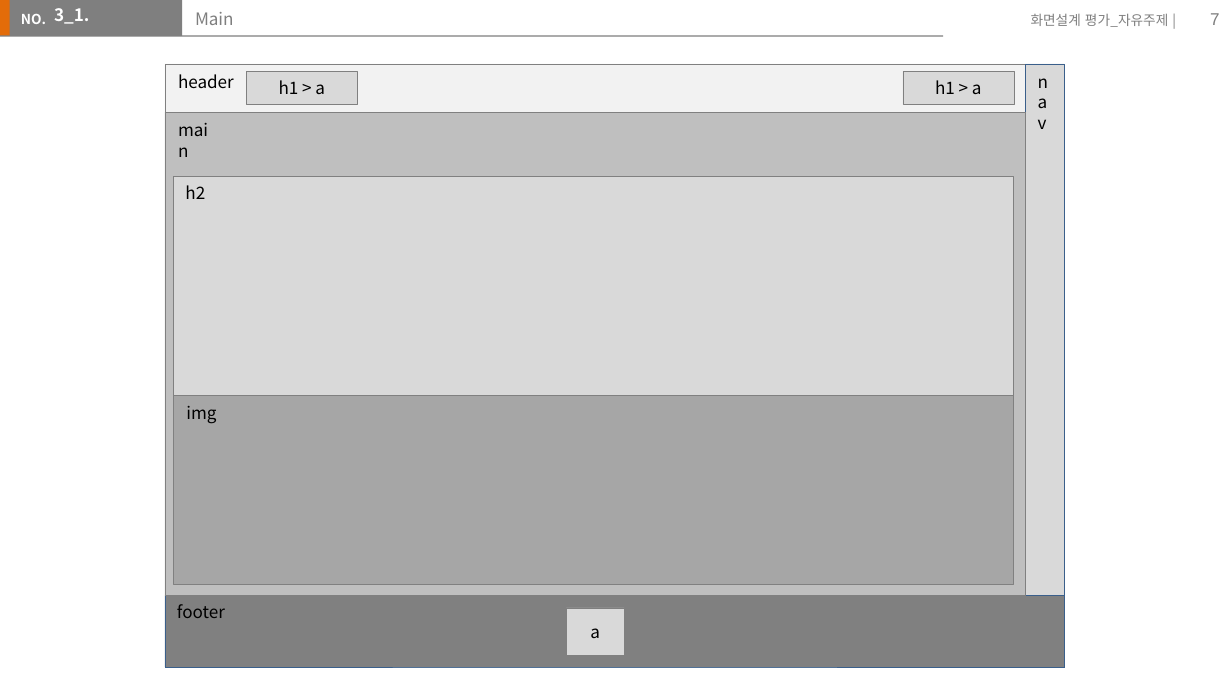
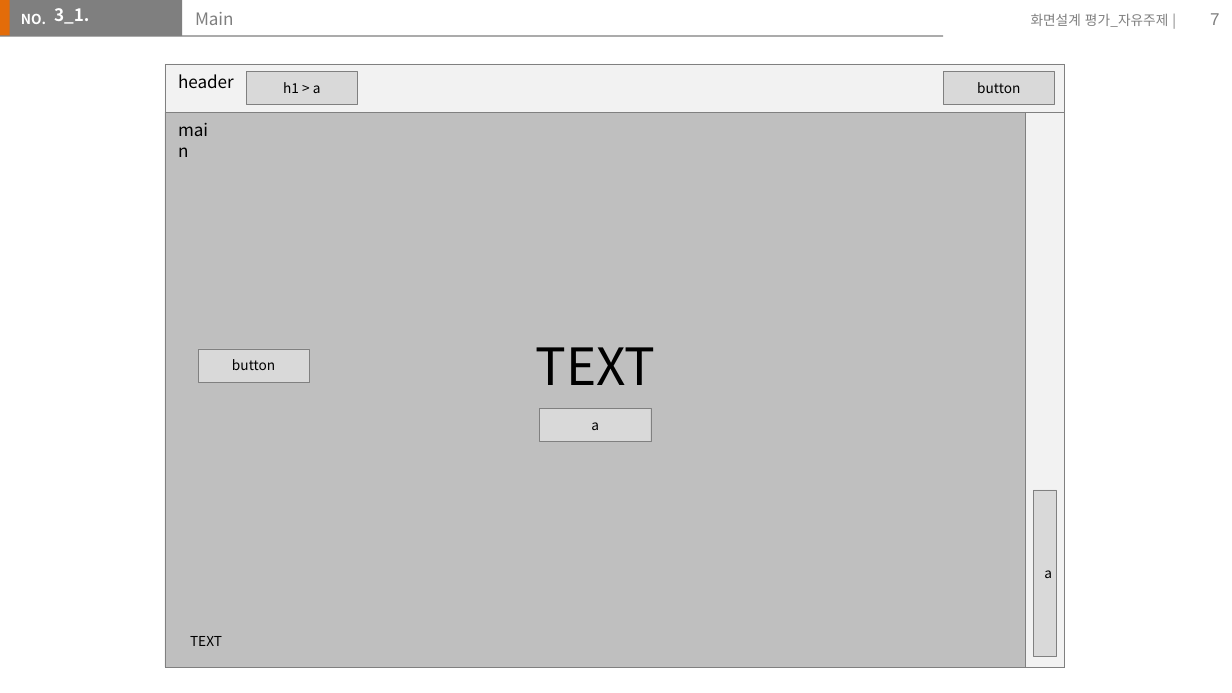
Before and after one commit to Jangyusu/project_portfolio, a slide deck: slide 7 of storyBorad/스토리보드(장유수).pptx. Drawn at 1232x693 pixels with LibreOffice and Linux fonts; fonts in the diff are those of the drawing. Boxes give left, top, right and bottom in pixels: in the first picture for what was removed or moved away, otherwise in the second. Text is boxed around its words. In the diff, an @@ line names an element or a change of style, - is before the commit and + after.

```diff
--- a/storyBorad/스토리보드(장유수).pptx
+++ b/storyBorad/스토리보드(장유수).pptx
@@ rectangle: place and size @@
-rectangle at box(165, 64, 1026, 112)
+rectangle at box(165, 64, 1064, 112)
@@ rectangle "h1 > a": place and size @@
-rectangle "h1 > a" at box(279, 80, 325, 94)
+rectangle "h1 > a" at box(246, 71, 357, 105)
@@ rectangle "h1 > a" at box(246, 71, 357, 105): size 10 to 8 pt; vertical alignment top to middle; fill none to #D9D9D9; outline none to #808080 0.25 pt @@
@@ rectangle removed at box(246, 71, 357, 105) @@
@@ text removed at box(935, 80, 982, 94) @@
-h1 > a
@@ rectangle "button": place and size @@
-rectangle "button" at box(903, 71, 1014, 105)
+rectangle "button" at box(944, 71, 1055, 105)
@@ text in rectangle at box(977, 82, 1020, 93): text added @@
+button
@@ text removed at box(1025, 65, 1067, 140) @@
-nav
@@ rectangle: place and size @@
-rectangle at box(165, 112, 1026, 595)
+rectangle at box(165, 112, 1026, 667)
@@ rectangle: place and size @@
-rectangle at box(1025, 64, 1064, 595)
+rectangle at box(1025, 112, 1064, 667)
@@ rectangle at box(1025, 112, 1064, 667): fill #D9D9D9 to #F2F2F2; outline #3A5F8C 0.25 pt to #808080 0.25 pt @@
@@ rectangle removed at box(174, 176, 1014, 395) @@
@@ text removed at box(185, 185, 205, 199) @@
-h2
@@ rectangle added at box(198, 349, 309, 382), fill #D9D9D9, outline #808080 0.25 pt, 8 pt, text #000000 @@
+button
@@ text added at box(536, 347, 656, 385), 30 pt, text #000000 @@
+TEXT
@@ rectangle removed at box(174, 395, 1014, 584) @@
@@ text removed at box(186, 406, 216, 424) @@
-img
@@ rectangle added at box(540, 408, 650, 441), fill #D9D9D9, outline #808080 0.25 pt, 8 pt, text #000000 @@
+a
@@ rectangle "a" at box(1034, 490, 1057, 657): size 10 to 8 pt; vertical alignment top to middle; fill none to #D9D9D9; outline none to #808080 0.25 pt @@
@@ rectangle "a": place and size @@
-rectangle "a" at box(590, 628, 600, 638)
+rectangle "a" at box(1034, 490, 1057, 657)
@@ rectangle removed at box(165, 595, 1064, 667) @@
@@ text removed at box(177, 604, 225, 618) @@
-footer
@@ rectangle removed at box(567, 609, 625, 655) @@
@@ text added at box(190, 636, 222, 646), 8 pt, text #000000 @@
+TEXT
```
Also in this commit, not shown: 1 other slide changed, 10 other files.
